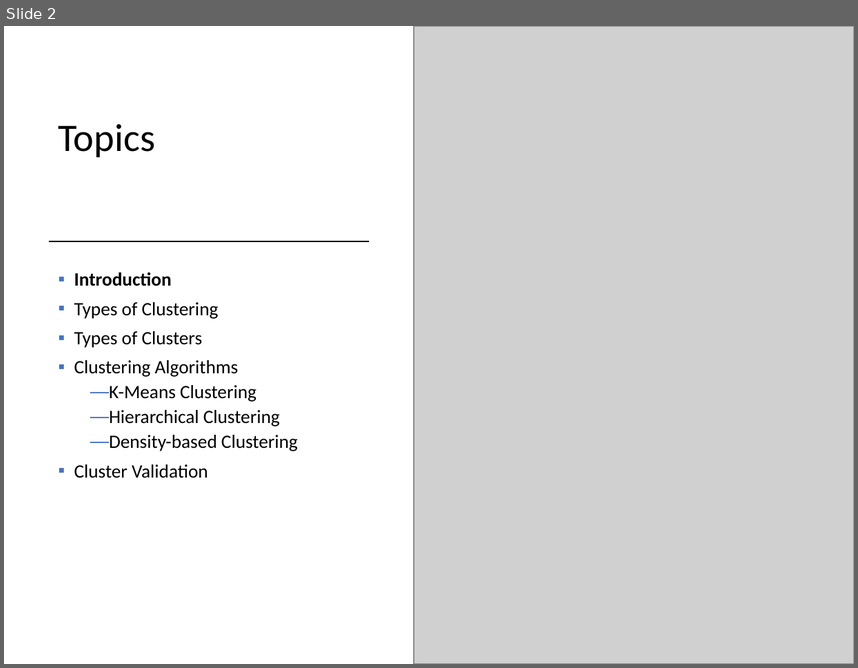
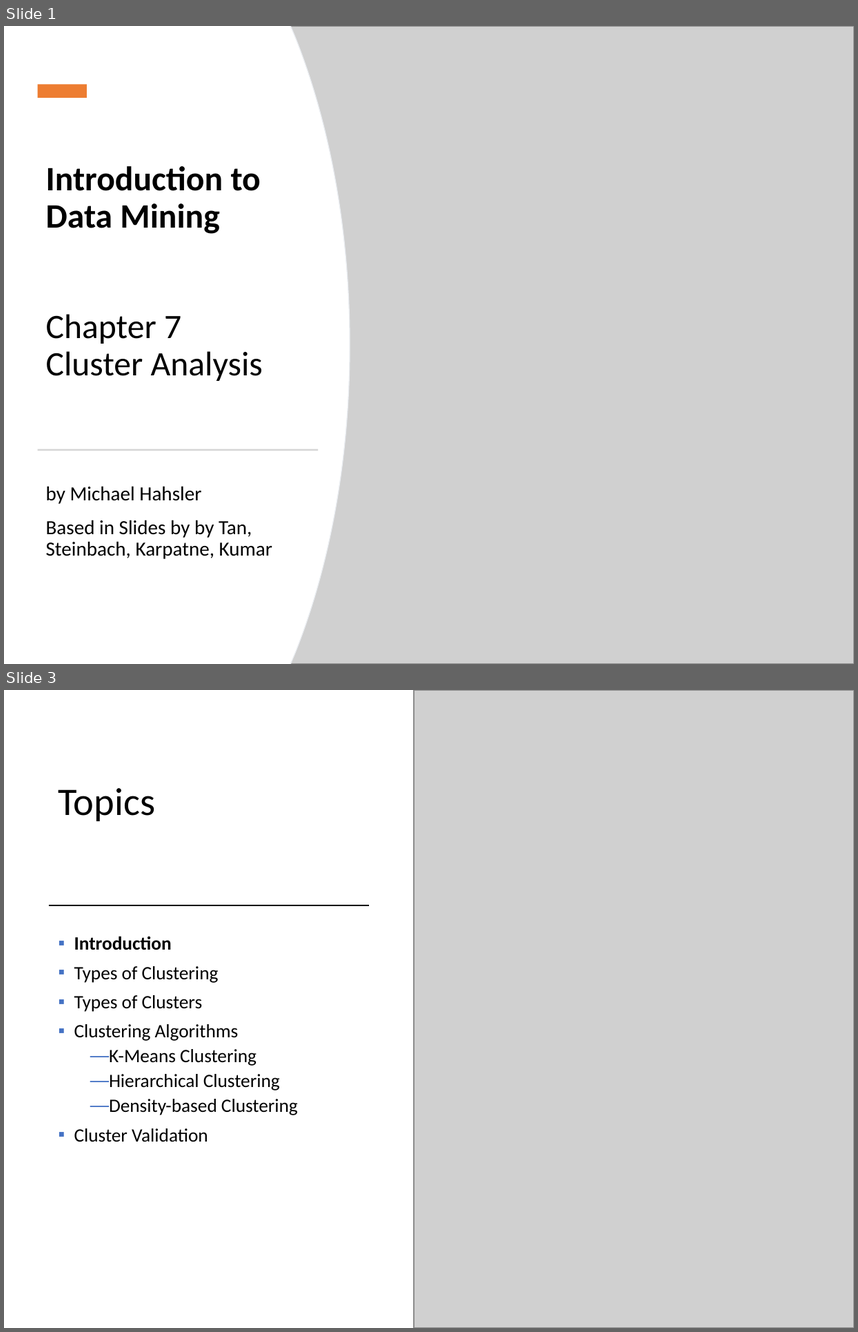
Before and after one commit to mhahsler/Introduction_to_Data_Mining_R_Examples, a slide deck: slides/chap7_basic_cluster_analysis.pptx. Shown one above the other, each under a label of ours: slide 2 before the commit, slides 1 and 3 after it; the slides between them are not shown. The pictures are 858x668 and 858x1332 pixels, drawn with LibreOffice and Linux fonts; fonts in the diff are those of the drawing; grey boxes stand for pictures. Boxes give left, top, right and bottom in pixels: in the first picture for what was removed or moved away, otherwise in the second. Text is boxed around its words. In the diff, an @@ line names an element or a change of style, - is before the commit and + after.

```diff
--- a/slides/chap7_basic_cluster_analysis.pptx
+++ b/slides/chap7_basic_cluster_analysis.pptx
@@ slide 1 added at box(4, 26, 854, 664), background #FFFFFF @@
@@ freeform shape added at box(4, 26, 350, 664), fill #FFFFFF, outline #EBEEF2 0.75 pt @@
@@ freeform shape added at box(4, 26, 349, 664), fill #FFFFFF @@
@@ picture added at box(290, 26, 854, 664) @@
@@ rectangle added at box(37, 85, 87, 98), fill #ED7D31 @@
@@ title added at box(46, 166, 263, 381), 29 pt, text #000000, bold @@
+Introduction to Data Mining
+Chapter 7
+Cluster Analysis
@@ rectangle added at box(37, 448, 318, 450), fill #D5D5D5 @@
@@ subtitle added at box(46, 486, 272, 559), 17 pt, text #000000 @@
+by Michael Hahsler
+Based in Slides by by Tan, Steinbach, Karpatne, Kumar
@@ what was slide 2 is now slide 3 @@
```
Also in this commit, not shown: 1 other slide added, 1 slide removed, 10 other files.
